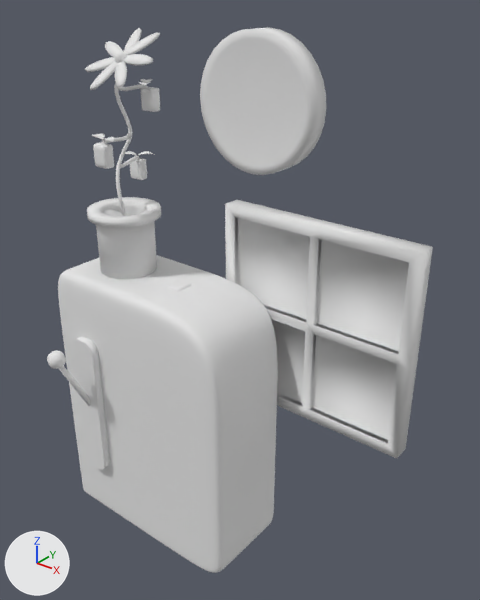
Renders of the OBJ model examples/res/plant.obj from each side of a commit.
Before and after are seen from a camera (50 mm lens) standing at (3.52, -2.89, 3.29) and looking at (1.43, -0.28, 1.67). Lighting does not change. The marker at lower left points along +X, +Y and +Z. Where no turn or scale is listed for an object, it has been applied to the vertices.

In view in the first picture: 'clock_clock_mesh', 'leaf1_Circle.006', 'leaf2_Circle.015', 'leaf3_leaf3_mesh', 'leaf4_leaf4_mesh', 'leaf6_leaf6_mesh', 'machine_machine_mesh', 'petal_petal_mesh', 'pot_pot_mesh', 'slideball_slideball_mesh', 'slideslot_slideslot_mesh.001', 'stem_stem_mesh', 'window_window_mesh'.
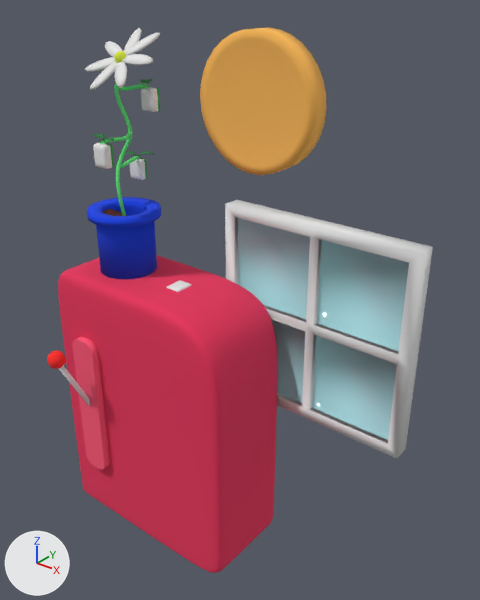
Pixel boxes (x1, y1, x2, y2) of what changed, in the pictures (480 x 600 px):
'machine_machine_mesh', recoloured (white to red)
    both: (58, 255, 278, 573)
'window_window_mesh', recoloured (white to cyan)
    both: (226, 212, 411, 443)
'clock_clock_mesh', recoloured (white to orange)
    both: (200, 27, 326, 175)
'pot_pot_mesh', recoloured (white to blue)
    both: (87, 197, 161, 279)
'slideslot_slideslot_mesh.001', recoloured (white to red)
    both: (72, 337, 110, 470)
'stem_stem_mesh', recoloured (white to green)
    both: (100, 82, 150, 216)
'slideball_slideball_mesh', recoloured (white to red)
    both: (47, 350, 66, 369)
'leaf4_leaf4_mesh', recoloured
    both: (92, 133, 105, 140)
'leaf3_leaf3_mesh', recoloured
    both: (101, 137, 114, 141)
'leaf1_Circle.006', recoloured
    both: (138, 151, 155, 156)
'leaf5_leaf5_mesh', recoloured
    both: (140, 79, 152, 83)
'leaf2_Circle.015', recoloured
    both: (125, 151, 137, 156)
'leaf6_leaf6_mesh', recoloured
    both: (138, 82, 151, 86)

Edits to the bpy script that builds the scene:
```text
Change mat_clock_base:
    mat_clock_base.base_color: (0.8, 0.8, 0.8) -> (1.0, 0.5, 0.1)  # white #e7e7e7 -> orange #ffbc59
Change mat_clock_edge:
    mat_clock_edge.base_color: (0.8, 0.8, 0.8) -> (1.0, 0.503, 0.0999)  # white #e7e7e7 -> orange #ffbc59
Change mat_leaf_base:
    mat_leaf_base.base_color: (0.8, 0.8, 0.8) -> (0.0334, 0.177, 0.0601)  # white #e7e7e7 -> dark green #337545
Change mat_machine_face:
    mat_machine_face.base_color: (0.8, 0.8, 0.8) -> (0.8, 0.0324, 0.106)  # white #e7e7e7 -> red #e7325c
Change mat_pot_base:
    mat_pot_base.base_color: (0.8, 0.8, 0.8) -> (0.00409, 0.0524, 0.8)  # white #e7e7e7 -> blue #0d41e7
Change mat_sliderball_base:
    mat_sliderball_base.base_color: (0.8, 0.8, 0.8) -> (1.0, 0.0251, 0.0206)  # white #e7e7e7 -> red #ff2c27
Change mat_slideslot_base_001:
    mat_slideslot_base_001.base_color: (0.8, 0.8, 0.8) -> (1.0, 0.0934, 0.186)  # white #e7e7e7 -> red #ff5677
Change mat_stem_base:
    mat_stem_base.base_color: (0.8, 0.8, 0.8) -> (0.114, 0.8, 0.191)  # white #e7e7e7 -> green #5fe779
Change mat_window_view:
    mat_window_view.base_color: (0.8, 0.8, 0.8) -> (0.407, 0.75, 0.8)  # white #e7e7e7 -> cyan #abe1e7
```
